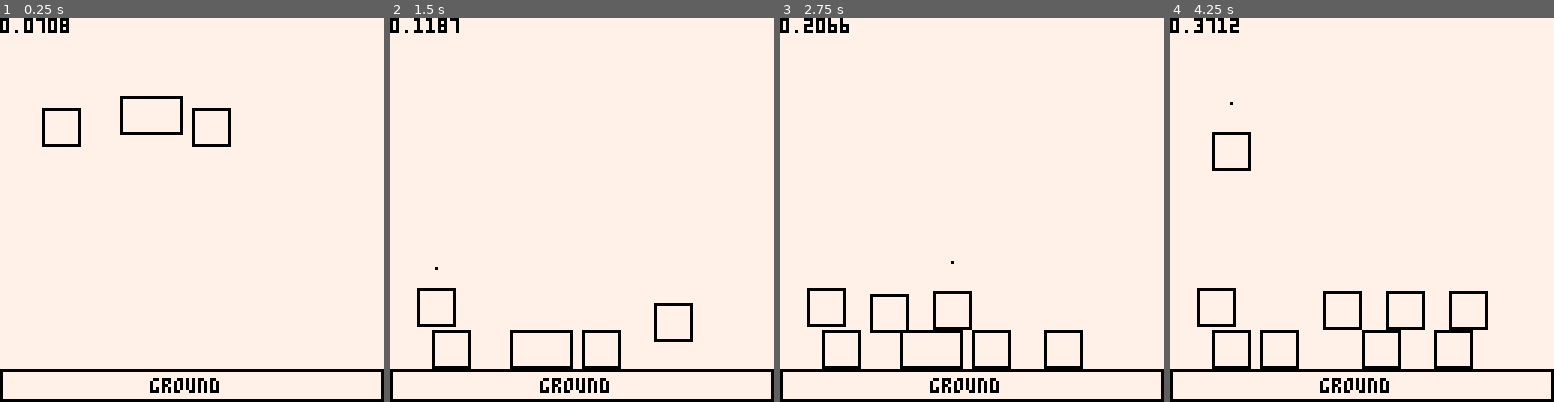
Above: before the commit, frames 1-4 (left to right).
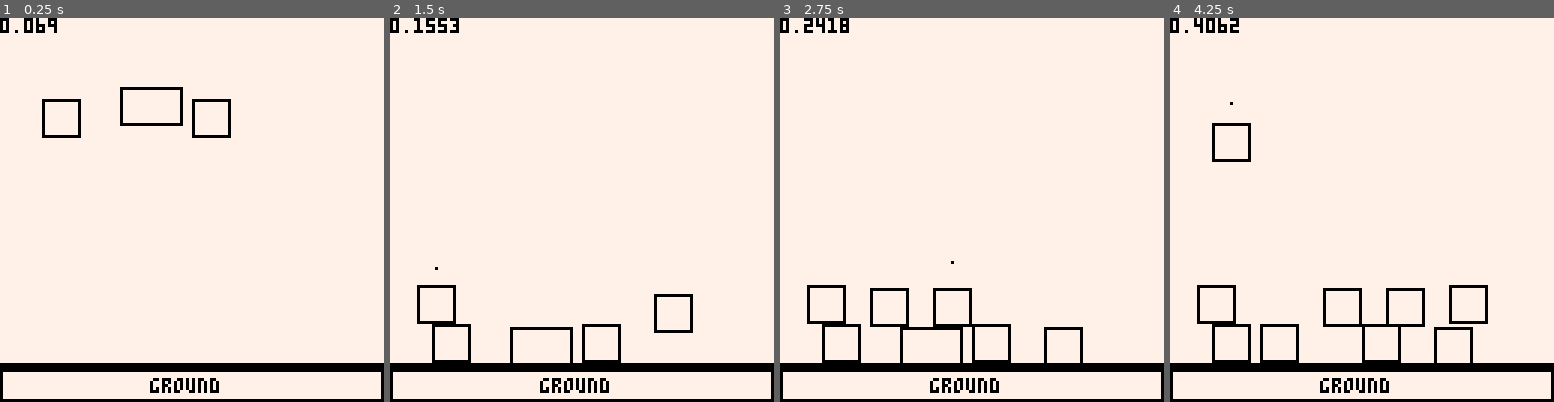
Above: after the commit, the same moments.

Repository: kevylet/PICO-Physics
Game: PICO-8 cartridge physics.p8
Same seed, same stepped clock (60 frames per second), same inputs: the game is played once before the commit and once after it.
Inputs (mouse positions are in pixels of both pictures, inside the frame that each line leads up to):
- Up to frame 1 (0.25 s): no input
- Up to frame 2 (1.5 s): click (670, 121) at 0.67 s; click (436, 267) at 1.22 s
- Up to frame 3 (2.75 s): click (887, 114) at 1.77 s; click (952, 259) at 2.32 s
- Up to frame 4 (4.25 s): click (1404, 106) at 2.87 s; click (1465, 256) at 3.42 s; click (1231, 102) at 3.97 s

The runs differ from the first frame. In frame 1, 2.9% of the frame differs, in the area x 0-100%, y 0-92%; in frame 2, 2.5%; in frame 3, 2.7%; in frame 4, 3.4%.

Commit message:
made some tweaks to make collision look a little better
Still has some issues but there is less clipping.

Diff:
--- a/physics.p8
+++ b/physics.p8
@@ -157,14 +157,16 @@
 end
 
 function update_box(b)
- b.points.x1 += b.velocities.vx1
- b.points.y1 += b.velocities.vy1
- b.points.x2 += b.velocities.vx2
- b.points.y2 += b.velocities.vy2
- b.points.x3 += b.velocities.vx3
- b.points.y3 += b.velocities.vy3
- b.points.x4 += b.velocities.vx4
- b.points.y4 += b.velocities.vy4
+   if b.movable == true then
+    b.points.x1 += b.velocities.vx1
+    b.points.y1 += b.velocities.vy1
+    b.points.x2 += b.velocities.vx2
+    b.points.y2 += b.velocities.vy2
+    b.points.x3 += b.velocities.vx3
+    b.points.y3 += b.velocities.vy3
+    b.points.x4 += b.velocities.vx4
+    b.points.y4 += b.velocities.vy4
+   end
 end
 
 function update_boxes(bxs)
@@ -176,13 +178,17 @@
    ob = b2
   end
   if flag <= 1 then
+   update_box(b1)
    apply_gravity(b1)
-   update_box(b1)
   elseif flag >= 500 then
-   b1["velocities"]["vy1"] = 1
-   b1["velocities"]["vy2"] = 1
-   b1["velocities"]["vy3"] = 1
-   b1["velocities"]["vy4"] = 1
+   --b1["velocities"]["vx1"] = -1
+   --b1["velocities"]["vx2"] = 1
+   --b1["velocities"]["vx3"] = -1
+   --b1["velocities"]["vx4"] = 1
+   b1["velocities"]["vy1"] = 1.5
+   b1["velocities"]["vy2"] = 1.5
+   b1["velocities"]["vy3"] = 1.5
+   b1["velocities"]["vy4"] = 1.5
    flag = 1
   end
  end
@@ -194,6 +200,10 @@
   line( b["points"]["x1"], b["points"]["y1"], b["points"]["x3"], b["points"]["y3"])
   line( b["points"]["x2"], b["points"]["y2"], b["points"]["x4"], b["points"]["y4"])
   line( b["points"]["x3"], b["points"]["y3"], b["points"]["x4"], b["points"]["y4"])
+  if b.movable == false then
+   line( b["points"]["x1"], b["points"]["y1"] - 2, b["points"]["x2"], b["points"]["y2"] - 2)
+   line( b["points"]["x1"], b["points"]["y1"] - 1, b["points"]["x2"], b["points"]["y2"] - 1)
+  end
  end
 end
 
